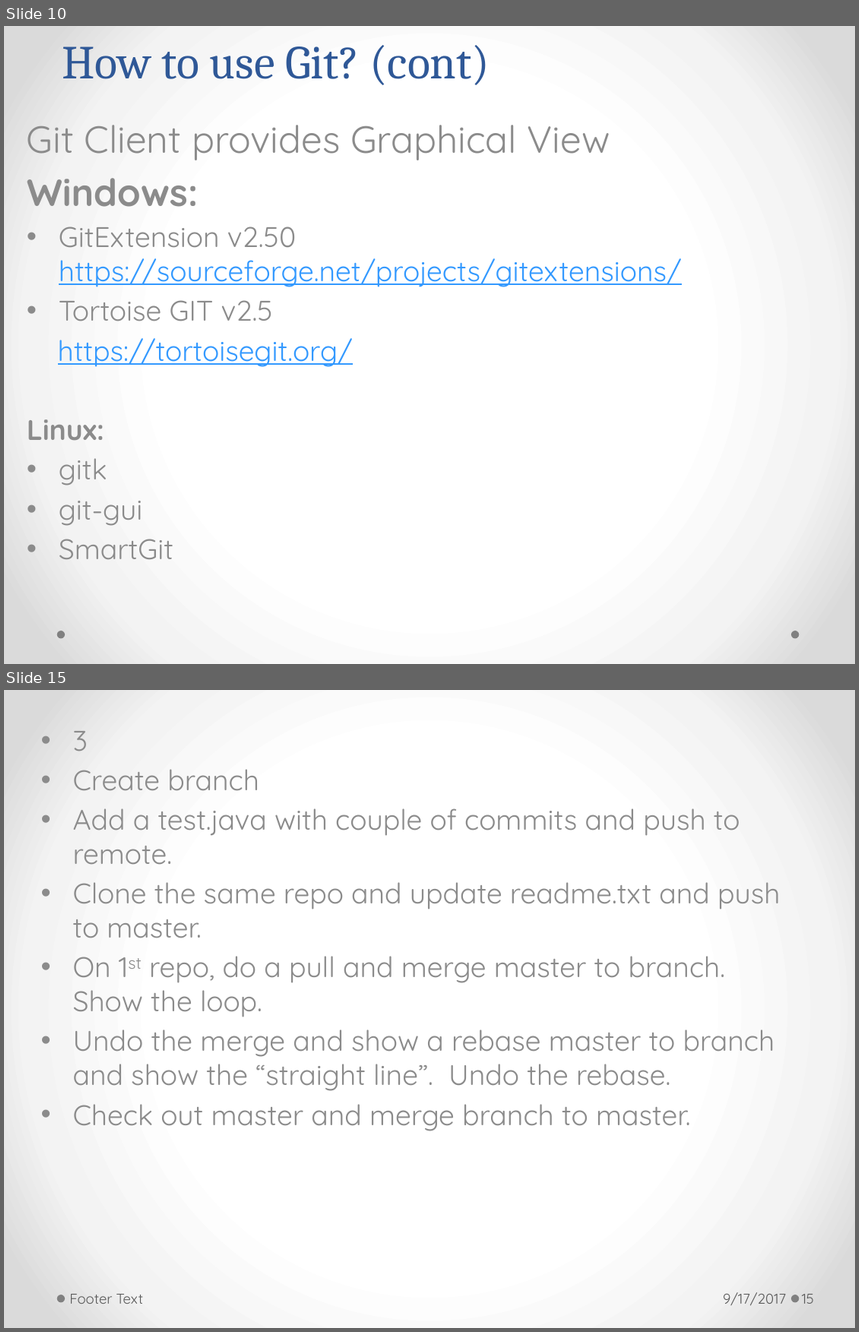
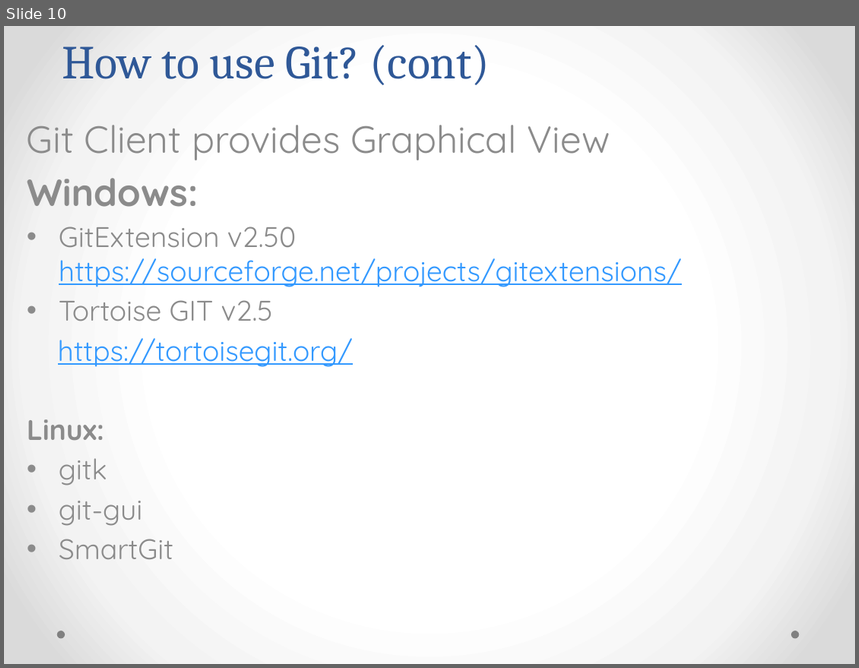
Before and after one commit to h-t-tran/brown, a slide deck: git/git.pptx. Shown one above the other, each under a label of ours: slides 10 and 15 before the commit, slide 10 after it; the slides between them are not shown. The pictures are 859x1332 and 859x668 pixels, drawn with LibreOffice and Linux fonts; fonts in the diff are those of the drawing. Boxes give left, top, right and bottom in pixels: in the first picture for what was removed or moved away, otherwise in the second. Text is boxed around its words. In the diff, an @@ line names an element or a change of style, - is before the commit and + after.

```diff
--- a/git/git.pptx
+++ b/git/git.pptx
@@ slide 15 removed at (4,690,855,1328), background gradient #FFFFFF to #F4F4F4 to #DADADA; not listed: 2 template elements that a slide beside it also shows @@
@@ subtitle removed at (73,731,780,1132) @@
-• 3
-• Create branch
-• Add a test.java with couple of commits and push to remote.
-• Clone the same repo and update readme.txt and push to master.
-• On 1st repo, do a pull and merge master to branch. Show the loop.
-• Undo the merge and show a rebase master to branch and show the “straight line”. Undo the rebase.
-• Check out master and merge branch to master.
@@ text removed at (69,1294,144,1304) @@
-Footer Text
@@ text removed at (723,1293,786,1306) @@
-9/17/2017
@@ page number removed at (802,1294,814,1304) @@
-15
```
Also in this commit, not shown: 12 slides changed, 3 other slides removed, 1 other file.
